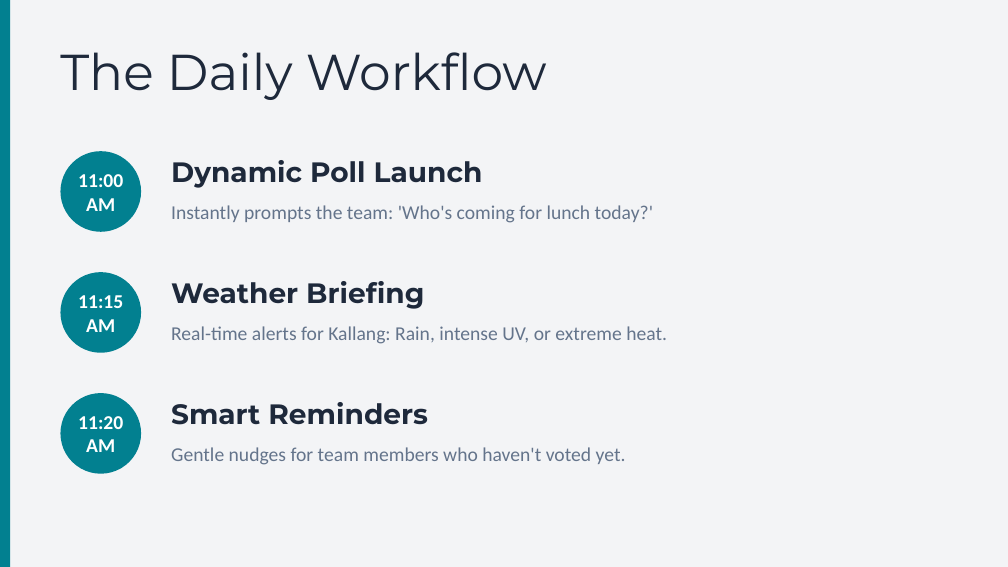
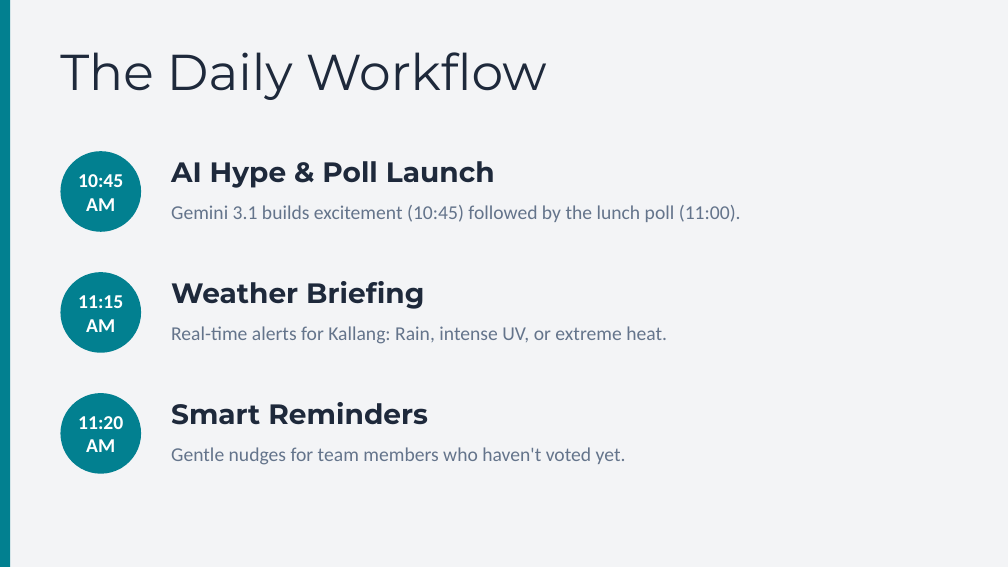
Before and after one commit to CPLADRAGON/LUNCH-BOT-Telegram, a slide deck: slide 2 of LunchBot_Deck.pptx. Drawn at 1008x567 pixels with LibreOffice and Linux fonts; fonts in the diff are those of the drawing. Boxes give left, top, right and bottom in pixels: in the first picture for what was removed or moved away, otherwise in the second. Text is boxed around its words. In the diff, an @@ line names an element or a change of style, - is before the commit and + after.

Commit message:
feat: finalize presentation update with Gemini 3.1 AI persona and refined daily routine

```diff
--- a/LunchBot_Deck.pptx
+++ b/LunchBot_Deck.pptx
@@ text at [78,174,123,211]: text changed @@
-11:00 AM
+10:45 AM
@@ text at [171,161,495,188]: text changed @@
-Dynamic Poll Launch
+AI Hype & Poll Launch
@@ text at [171,205,741,222]: text changed @@
-Instantly prompts the team: 'Who's coming for lunch today?'
+Gemini 3.1 builds excitement (10:45) followed by the lunch poll (11:00).
```
Also in this commit, not shown: 3 other slides changed, 2 slides added, 1 slide removed.
